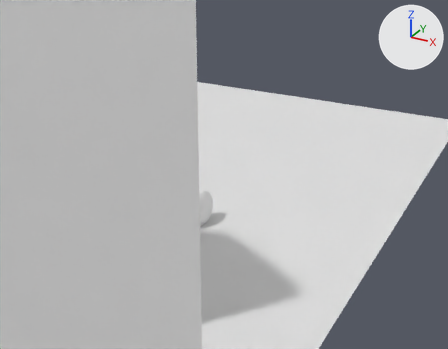
Renders of the Blender file blender files/gym.blend from each side of a commit.
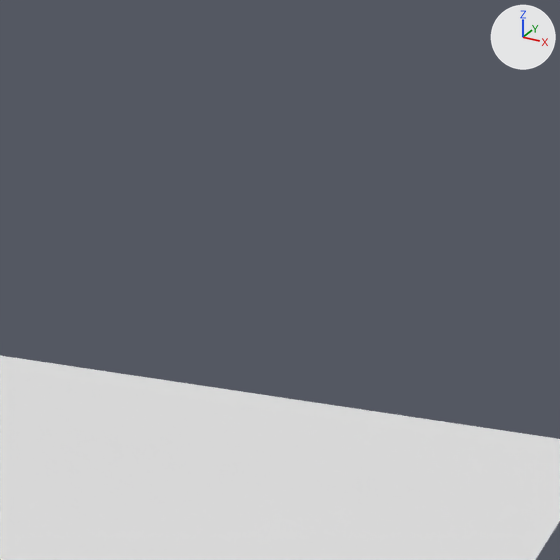
Each version appears first from a 50 mm lens placed at (75.2, -41.6, 33.4), pointed at (48.7, 6.4, 9.4), and next in a close-up on the part from 66% to 100% of the width and 0% to 44% of the height. The lights are fixed; the arrows at upper right show +X, +Y and +Z.
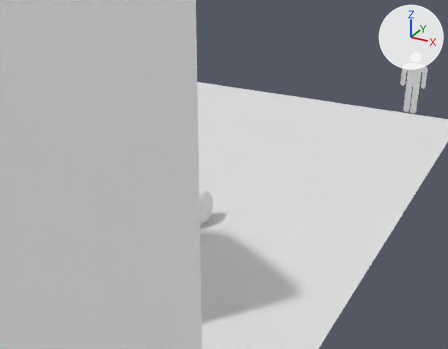
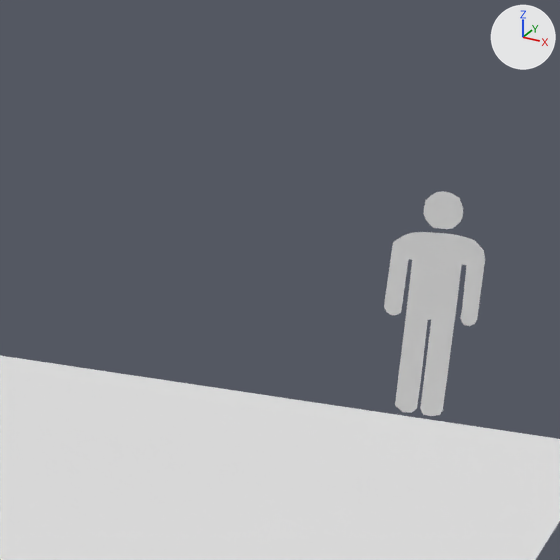
Location of each change, (x1, y1, x2, y2) in pixels of the close-ups (560 x 560 px):
'Plane.003', added: after (384, 191, 485, 416)

The change in detail:
Mesh me_plane_003 is new.
It has 140 vertices, 90 faces, 1 loose edge and spans x -0.9..0.77, y -0.88..1.04, z 0.0.
Object 'Plane.003' (ob_plane_003) is new; it shows me_plane_003.
Its location is (63.07, 18.29, 17.69).
Its rotation in degrees is (-90, 0, 0).
Its scale is (1.44, 3.1, 1.44).
